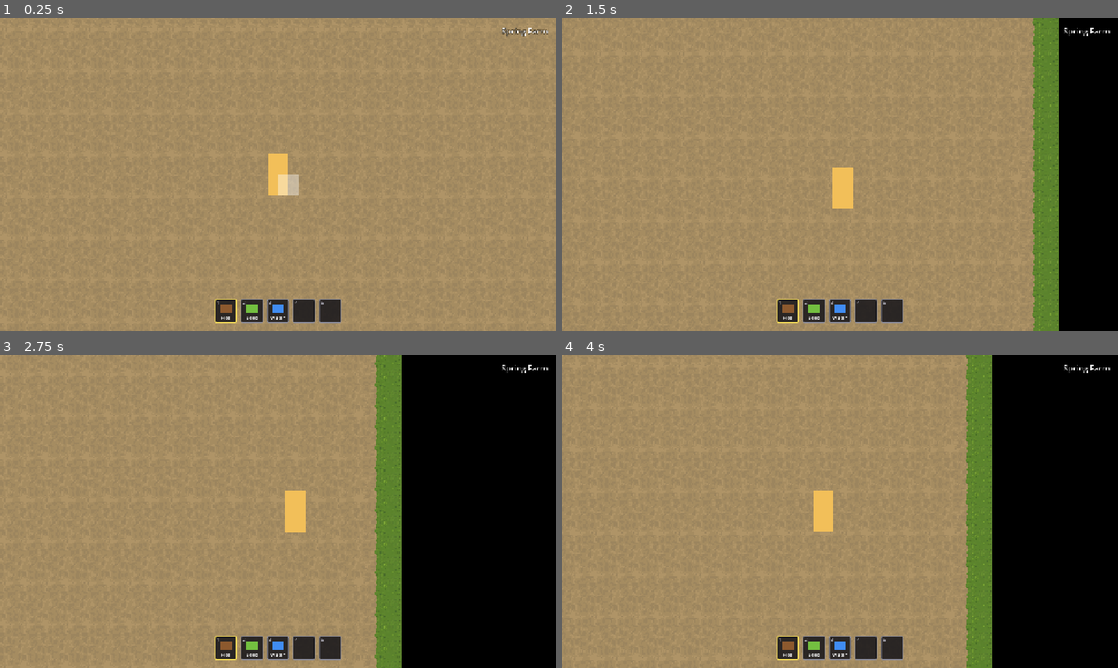
Above: before the commit, frames 1-4 (two rows, left to right).
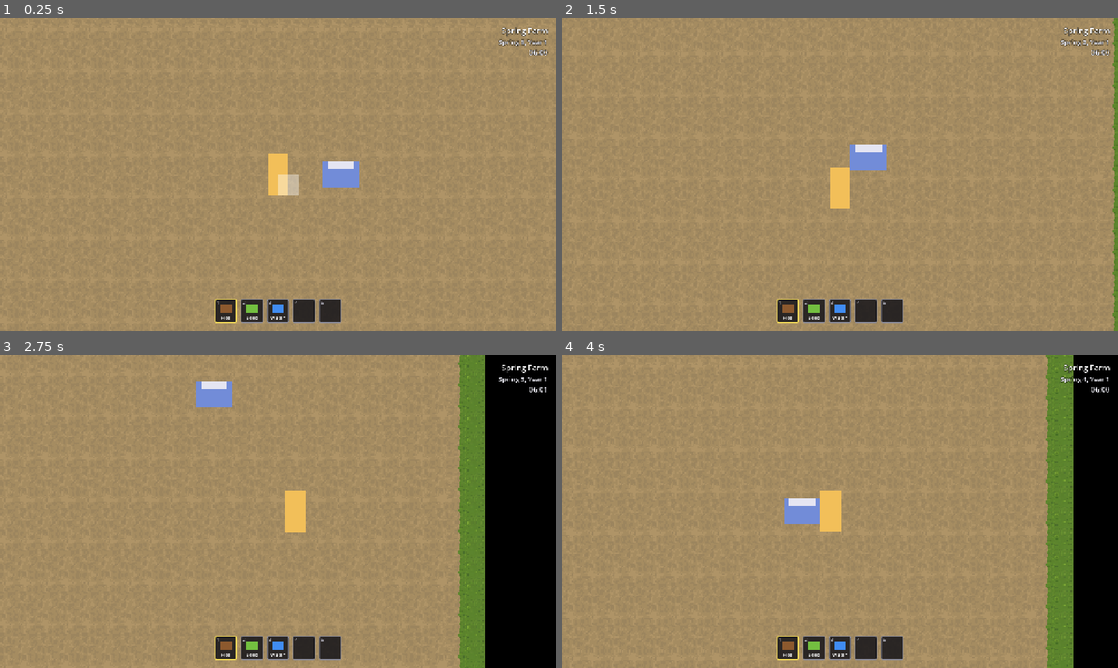
Above: after the commit, the same moments.

Repository: twoSquaredHoon/demo-3
Game: Godot game, scene res://MainFarmSpring.tscn
Two runs of this game, one before a commit and one after it. Both use one fixed random seed, a clock stepped at 60 frames per second and the inputs below.
Inputs (mouse positions are in pixels of both pictures, inside the frame that each line leads up to):
- Up to frame 1 (0.25 s): no input
- Up to frame 2 (1.5 s): tap Enter at 0.5 s; move the mouse to (962, 158) at 0.52 s; hold D (move_right) 0.53-1.28 s; hold E (interact, bound only after the commit) 0.53-1.28 s; move the mouse to (728, 190) at 1.27 s; hold S (move_down) from 1.28 s (still down); click (728, 190) at 1.35 s
- Up to frame 3 (2.75 s): tap E (interact, bound only after the commit) at 1.55 s; move the mouse to (333, 442) at 2.02 s; release S (move_down) at 2.03 s; hold D (move_right) from 2.03 s (still down); hold E (interact, bound only after the commit) from 2.03 s (still down)
- Up to frame 4 (4 s): move the mouse to (812, 574) at 2.77 s; release D (move_right) at 2.78 s; release E (interact, bound only after the commit) at 2.78 s; hold W (move_up) 2.78-3.53 s; tap E (interact, bound only after the commit) at 2.85, 3.8 s; move the mouse to (1006, 558) at 3.52 s; press the mouse at (1006, 558) at 3.53 s; hold A (move_left) from 3.53 s (still down)

The runs differ from the first frame. In frame 1, 0.8% of the frame differs, in the area x 58-99%, y 2-55%; in frame 2, 16%; in frame 3, 20%, in the area x 35-99%, y 0-100%; in frame 4, 20%.

Commit message:
Add game calendar/clock HUD and interactable bed for sleeping to the next day.

Diff:
--- a/MainFarmSpring.tscn
+++ b/MainFarmSpring.tscn
@@ -6,6 +6,7 @@
 [ext_resource type="Texture2D" uid="uid://dba3ekysjva11" path="res://assets/MainFarm/WinterGround.png" id="4_pq2r8"]
 [ext_resource type="Script" uid="uid://f3plem6ftesb" path="res://locations/location_info.gd" id="5_loc"]
 [ext_resource type="PackedScene" path="res://player/player.tscn" id="6_player"]
+[ext_resource type="PackedScene" path="res://interactables/bed/bed.tscn" id="7_bed"]
 [sub_resource type="TileSetAtlasSource" id="TileSetAtlasSource_ojooe"]
 texture = ExtResource("1_iiyay")
 0:0/0 = 0
@@ -79,3 +80,6 @@
 
 [node name="Player" parent="." instance=ExtResource("6_player")]
 position = Vector2(256, 256)
+
+[node name="Bed" parent="." instance=ExtResource("7_bed")]
+position = Vector2(304, 256)
--- /dev/null
+++ b/autoload/game_time.gd
@@ -0,0 +1,82 @@
+extends Node
+
+## Advances one in-game minute per real second.
+## Calendar: 28 days × 4 seasons (Spring → Summer → Fall → Winter) per year.
+
+signal time_changed(hour: int, minute: int)
+signal date_changed(day: int, season: int, year: int)
+signal season_changed(season: int, year: int)
+signal year_changed(year: int)
+
+enum Season { SPRING, SUMMER, FALL, WINTER }
+
+const REAL_SECONDS_PER_GAME_MINUTE := 1.0
+const DAYS_PER_SEASON := 28
+const SEASON_NAMES := ["Spring", "Summer", "Fall", "Winter"]
+
+var year: int = 1
+var season: int = Season.SPRING
+var day: int = 1
+var hour: int = 6
+var minute: int = 0
+var paused: bool = false
+
+var _accumulator: float = 0.0
+
+
+func _ready() -> void:
+	time_changed.emit(hour, minute)
+	date_changed.emit(day, season, year)
+
+
+func _process(delta: float) -> void:
+	if paused:
+		return
+	_accumulator += delta
+	while _accumulator >= REAL_SECONDS_PER_GAME_MINUTE:
+		_accumulator -= REAL_SECONDS_PER_GAME_MINUTE
+		_advance_minute()
+
+
+func season_name() -> String:
+	return SEASON_NAMES[season]
+
+
+func format_clock() -> String:
+	return "%02d:%02d" % [hour, minute]
+
+
+func format_date() -> String:
+	return "%s %d, Year %d" % [season_name(), day, year]
+
+
+func sleep_to_next_morning(wake_hour: int = 6) -> void:
+	_accumulator = 0.0
+	_advance_day()
+	hour = clampi(wake_hour, 0, 23)
+	minute = 0
+	time_changed.emit(hour, minute)
+
+
+func _advance_minute() -> void:
+	minute += 1
+	if minute >= 60:
+		minute = 0
+		hour += 1
+		if hour >= 24:
+			hour = 0
+			_advance_day()
+	time_changed.emit(hour, minute)
+
+
+func _advance_day() -> void:
+	day += 1
+	if day > DAYS_PER_SEASON:
+		day = 1
+		season += 1
+		if season > Season.WINTER:
+			season = Season.SPRING
+			year += 1
+			year_changed.emit(year)
+		season_changed.emit(season, year)
+	date_changed.emit(day, season, year)
--- /dev/null
+++ b/interactables/bed/bed.gd
@@ -0,0 +1,14 @@
+extends "res://interactables/interactable.gd"
+
+## Sleeps the player through to the next morning via GameTime.
+
+
+func _ready() -> void:
+	super._ready()
+	prompt = "Sleep"
+
+
+func interact(_actor: Node) -> void:
+	if not can_interact(_actor):
+		return
+	GameTime.sleep_to_next_morning()
--- /dev/null
+++ b/interactables/bed/bed.tscn
@@ -0,0 +1,35 @@
+[gd_scene format=3]
+
+[ext_resource type="Script" path="res://interactables/bed/bed.gd" id="1_bed"]
+
+[sub_resource type="RectangleShape2D" id="RectangleShape2D_interact"]
+size = Vector2(40, 40)
+
+[sub_resource type="RectangleShape2D" id="RectangleShape2D_body"]
+size = Vector2(28, 20)
+
+[node name="Bed" type="Area2D"]
+collision_layer = 2
+collision_mask = 0
+monitoring = false
+monitorable = true
+script = ExtResource("1_bed")
+
+[node name="InteractionShape" type="CollisionShape2D" parent="."]
+shape = SubResource("RectangleShape2D_interact")
+
+[node name="Body" type="StaticBody2D" parent="."]
+collision_layer = 1
+collision_mask = 0
+
+[node name="CollisionShape2D" type="CollisionShape2D" parent="Body"]
+shape = SubResource("RectangleShape2D_body")
+
+[node name="Mattress" type="Polygon2D" parent="."]
+color = Color(0.45, 0.55, 0.85, 1)
+polygon = PackedVector2Array(-14, -10, 14, -10, 14, 10, -14, 10)
+
+[node name="Pillow" type="Polygon2D" parent="."]
+position = Vector2(0, -6)
+color = Color(0.9, 0.9, 0.95, 1)
+polygon = PackedVector2Array(-10, -4, 10, -4, 10, 2, -10, 2)
--- /dev/null
+++ b/interactables/interactable.gd
@@ -0,0 +1,30 @@
+extends Area2D
+
+## Base for world objects the player can interact with (furniture, machines, etc.).
+
+const GROUP_NAME := "interactable"
+## Physics layer bit used only for interact Area2D overlap (layer 2).
+const INTERACT_LAYER := 2
+
+@export var enabled: bool = true
+@export var prompt: String = "Interact"
+
+
+func _ready() -> void:
+	add_to_group(GROUP_NAME)
+	monitoring = false
+	monitorable = true
+	collision_layer = INTERACT_LAYER
+	collision_mask = 0
+
+
+func can_interact(_actor: Node) -> bool:
+	return enabled
+
+
+func get_interact_prompt() -> String:
+	return prompt
+
+
+func interact(_actor: Node) -> void:
+	pass
--- /dev/null
+++ b/player/interactor.gd
@@ -0,0 +1,56 @@
+extends Area2D
+
+## Finds the nearest overlapping interactable and triggers it on `interact`.
+
+const INTERACT_LAYER := 2
+const INTERACTABLE_GROUP := "interactable"
+
+var _in_range: Array[Area2D] = []
+
+
+func _ready() -> void:
+	monitoring = true
+	monitorable = false
+	collision_layer = 0
+	collision_mask = INTERACT_LAYER
+	area_entered.connect(_on_area_entered)
+	area_exited.connect(_on_area_exited)
+
+
+func _unhandled_input(event: InputEvent) -> void:
+	if not event.is_action_pressed("interact"):
+		return
+	var target := get_nearest()
+	if target == null:
+		return
+	var actor := get_parent()
+	if not target.can_interact(actor):
+		return
+	target.interact(actor)
+	get_viewport().set_input_as_handled()
+
+
+func get_nearest() -> Area2D:
+	var best: Area2D = null
+	var best_dist := INF
+	var origin := global_position
+	var actor := get_parent()
+	for item in _in_range:
+		if not is_instance_valid(item) or not item.has_method("can_interact"):
+			continue
+		if not item.can_interact(actor):
+			continue
+		var dist := origin.distance_squared_to(item.global_position)
+		if dist < best_dist:
+			best_dist = dist
+			best = item
+	return best
+
+
+func _on_area_entered(area: Area2D) -> void:
+	if area.is_in_group(INTERACTABLE_GROUP) and not _in_range.has(area):
+		_in_range.append(area)
+
+
+func _on_area_exited(area: Area2D) -> void:
+	_in_range.erase(area)
--- a/player/player.tscn
+++ b/player/player.tscn
@@ -3,9 +3,13 @@
 [ext_resource type="Script" uid="uid://dmk3mu21n4phd" path="res://player/player.gd" id="1_player"]
 [ext_resource type="Script" path="res://farming/tile_targeter.gd" id="2_targeter"]
 [ext_resource type="Script" path="res://player/tool_use.gd" id="3_tool"]
+[ext_resource type="Script" path="res://player/interactor.gd" id="4_interactor"]
 
 [sub_resource type="RectangleShape2D" id="RectangleShape2D_body"]
 size = Vector2(16, 32)
+
+[sub_resource type="CircleShape2D" id="CircleShape2D_interact"]
+radius = 28.0
 
 [node name="Player" type="CharacterBody2D"]
 collision_layer = 1
@@ -29,3 +33,12 @@
 
 [node name="ToolUse" type="Node" parent="."]
 script = ExtResource("3_tool")
+
+[node name="Interactor" type="Area2D" parent="."]
+collision_layer = 0
+collision_mask = 2
+monitorable = false
+script = ExtResource("4_interactor")
+
+[node name="CollisionShape2D" type="CollisionShape2D" parent="Interactor"]
+shape = SubResource("CircleShape2D_interact")
--- a/project.godot
+++ b/project.godot
@@ -18,6 +18,7 @@
 [autoload]
 
 GameState="*res://autoload/game_state.gd"
+GameTime="*res://autoload/game_time.gd"
 Inventory="*res://autoload/inventory.gd"
 Soil="*res://autoload/soil.gd"
 LocationHud="*res://ui/location_hud.tscn"
@@ -58,6 +59,11 @@
 "events": [Object(InputEventMouseButton,"resource_local_to_scene":false,"resource_name":"","device":-1,"window_id":0,"a …(253 unchanged characters)…
 ]
 }
+interact={
+"deadzone": 0.5,
+"events": [Object(InputEventKey,"resource_local_to_scene":false,"resource_name":"","device":0,"window_id":0,"alt_pressed":false,"shift_pressed":false,"ctrl_pressed":false,"meta_pressed":false,"pressed":false,"keycode":0,"physical_keycode":69,"key_label":0,"unicode":0,"location":0,"echo":false,"script":null)
+]
+}
 hotbar_1={
 "deadzone": 0.5,
 "events": [Object(InputEventKey,"resource_local_to_scene":false,"resource_name":"","device":0,"window_id":0,"alt_presse …(189 unchanged characters)…
--- a/ui/location_hud.gd
+++ b/ui/location_hud.gd
@@ -2,13 +2,27 @@
 
 
 @onready var location_label: Label = %LocationLabel
+@onready var date_label: Label = %DateLabel
+@onready var time_label: Label = %TimeLabel
 
 
 func _ready() -> void:
 	GameState.location_changed.connect(_on_location_changed)
+	GameTime.time_changed.connect(_on_time_changed)
+	GameTime.date_changed.connect(_on_date_changed)
 	if not GameState.current_location_name.is_empty():
 		_on_location_changed(GameState.current_location_name)
+	_on_date_changed(GameTime.day, GameTime.season, GameTime.year)
+	_on_time_changed(GameTime.hour, GameTime.minute)
 
 
 func _on_location_changed(location_name: String) -> void:
 	location_label.text = location_name
+
+
+func _on_date_changed(_day: int, _season: int, _year: int) -> void:
+	date_label.text = GameTime.format_date()
+
+
+func _on_time_changed(_hour: int, _minute: int) -> void:
+	time_label.text = GameTime.format_clock()
--- a/ui/location_hud.tscn
+++ b/ui/location_hud.tscn
@@ -10,17 +10,21 @@
 anchors_preset = 1
 anchor_left = 1.0
 anchor_right = 1.0
-offset_left = -220.0
+offset_left = -260.0
 offset_top = 12.0
 offset_right = -12.0
-offset_bottom = 48.0
+offset_bottom = 104.0
 grow_horizontal = 0
 theme_override_constants/margin_left = 8
 theme_override_constants/margin_top = 4
 theme_override_constants/margin_right = 8
 theme_override_constants/margin_bottom = 4
 
-[node name="LocationLabel" type="Label" parent="MarginContainer"]
+[node name="VBox" type="VBoxContainer" parent="MarginContainer"]
+layout_mode = 2
+theme_override_constants/separation = 2
+
+[node name="LocationLabel" type="Label" parent="MarginContainer/VBox"]
 unique_name_in_owner = true
 layout_mode = 2
 theme_override_colors/font_color = Color(1, 1, 1, 1)
@@ -29,3 +33,23 @@
 theme_override_font_sizes/font_size = 18
 text = ""
 horizontal_alignment = 2
+
+[node name="DateLabel" type="Label" parent="MarginContainer/VBox"]
+unique_name_in_owner = true
+layout_mode = 2
+theme_override_colors/font_color = Color(0.92, 0.92, 0.95, 1)
+theme_override_colors/font_outline_color = Color(0, 0, 0, 0.8)
+theme_override_constants/outline_size = 4
+theme_override_font_sizes/font_size = 15
+text = "Spring 1, Year 1"
+horizontal_alignment = 2
+
+[node name="TimeLabel" type="Label" parent="MarginContainer/VBox"]
+unique_name_in_owner = true
+layout_mode = 2
+theme_override_colors/font_color = Color(0.92, 0.92, 0.95, 1)
+theme_override_colors/font_outline_color = Color(0, 0, 0, 0.8)
+theme_override_constants/outline_size = 4
+theme_override_font_sizes/font_size = 16
+text = "06:00"
+horizontal_alignment = 2
Not shown, added: autoload/game_time.gd.uid
Not shown, added: interactables/bed/bed.gd.uid
Not shown, added: interactables/interactable.gd.uid
Not shown, added: player/interactor.gd.uid
